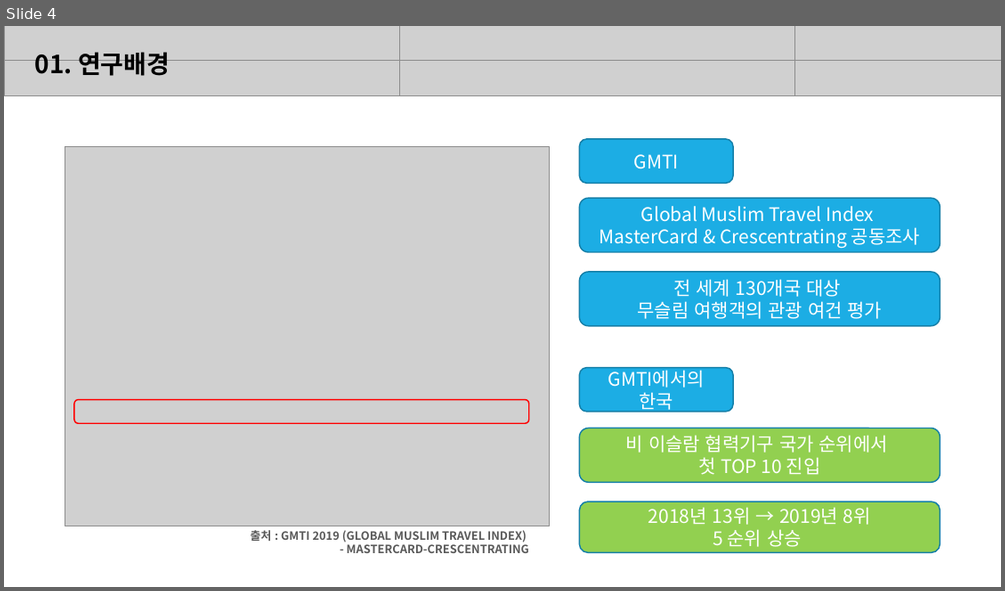
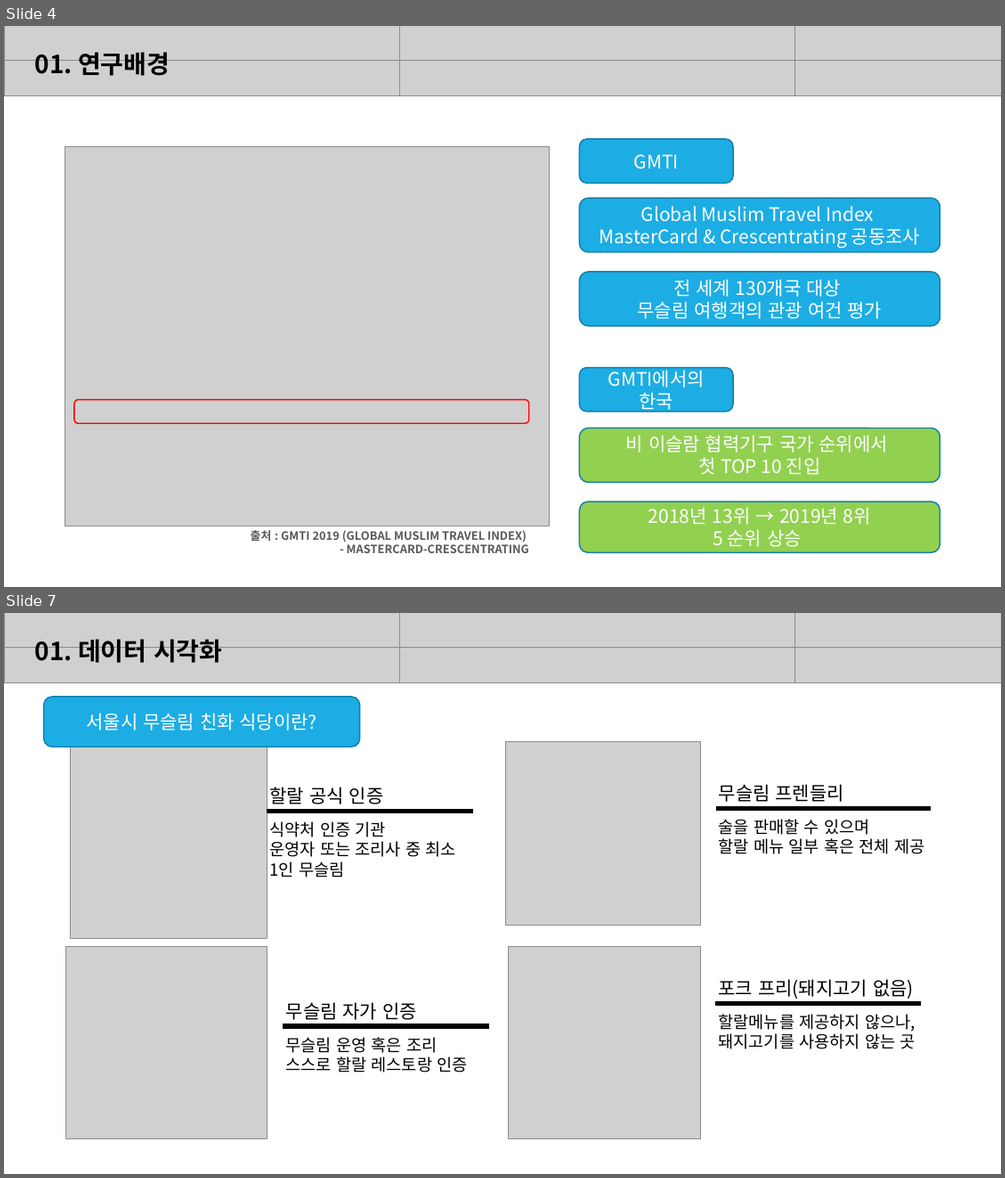
Before and after one commit to telecaster15/tourbigdata, a slide deck: ppt/무슬림 관광 활성화 방안.pptx. Shown one above the other, each under a label of ours: slide 4 before the commit, slides 4 and 7 after it; the slides between them are not shown. The pictures are 1005x591 and 1005x1178 pixels, drawn with LibreOffice and Linux fonts; fonts in the diff are those of the drawing; grey boxes stand for pictures. Boxes give left, top, right and bottom in pixels: in the first picture for what was removed or moved away, otherwise in the second. Text is boxed around its words. In the diff, an @@ line names an element or a change of style, - is before the commit and + after.

```diff
--- a/ppt/무슬림 관광 활성화 방안.pptx
+++ b/ppt/무슬림 관광 활성화 방안.pptx
@@ slide 7 added at <box>4,613,1001,1174</box>, background #FFFFFF @@
@@ text added at <box>35,639,222,663</box>, 24 pt, text #000000, bold @@
+01. 데이터 시각화
@@ group added at <box>4,613,1001,682</box>: 6 pictures @@
@@ rounded rectangle added at <box>44,697,360,747</box>, fill #1CADE4, outline #1580A9 1.25 pt, 18 pt, text #FFFFFF @@
+서울시 무슬림 친화 식당이란?
@@ picture added at <box>70,742,267,939</box> @@
@@ picture added at <box>506,742,700,925</box> @@
@@ text added at <box>270,787,384,804</box>, 18 pt, text #000000 @@
+할랄 공식 인증
@@ text added at <box>719,784,844,802</box>, 18 pt, text #000000 @@
+무슬림 프렌들리
@@ line added from (267, 811) to (473, 811), #000000 4.5 pt @@
@@ text added at <box>270,821,456,877</box>, 16 pt, text #000000 @@
+식약처 인증 기관
+운영자 또는 조리사 중 최소
+1인 무슬림
@@ line added from (716, 808) to (930, 808), #000000 4.5 pt @@
@@ text added at <box>719,819,924,854</box>, 16 pt, text #000000 @@
+술을 판매할 수 있으며
+할랄 메뉴 일부 혹은 전체 제공
@@ picture added at <box>66,947,267,1138</box> @@
@@ picture added at <box>509,947,700,1138</box> @@
@@ text added at <box>719,979,914,998</box>, 18 pt, text #000000 @@
+포크 프리(돼지고기 없음)
@@ text added at <box>286,1002,417,1020</box>, 18 pt, text #000000 @@
+무슬림 자가 인증
@@ line added from (716, 1004) to (922, 1004), #000000 4.5 pt @@
@@ line added from (283, 1027) to (488, 1027), #000000 4.5 pt @@
@@ text added at <box>286,1037,467,1072</box>, 16 pt, text #000000 @@
+무슬림 운영 혹은 조리
+스스로 할랄 레스토랑 인증
@@ text added at <box>719,1013,915,1049</box>, 16 pt, text #000000 @@
+할랄메뉴를 제공하지 않으나,
+돼지고기를 사용하지 않는 곳
```
Also in this commit, not shown: 5 slides changed, 1 other slide added.
